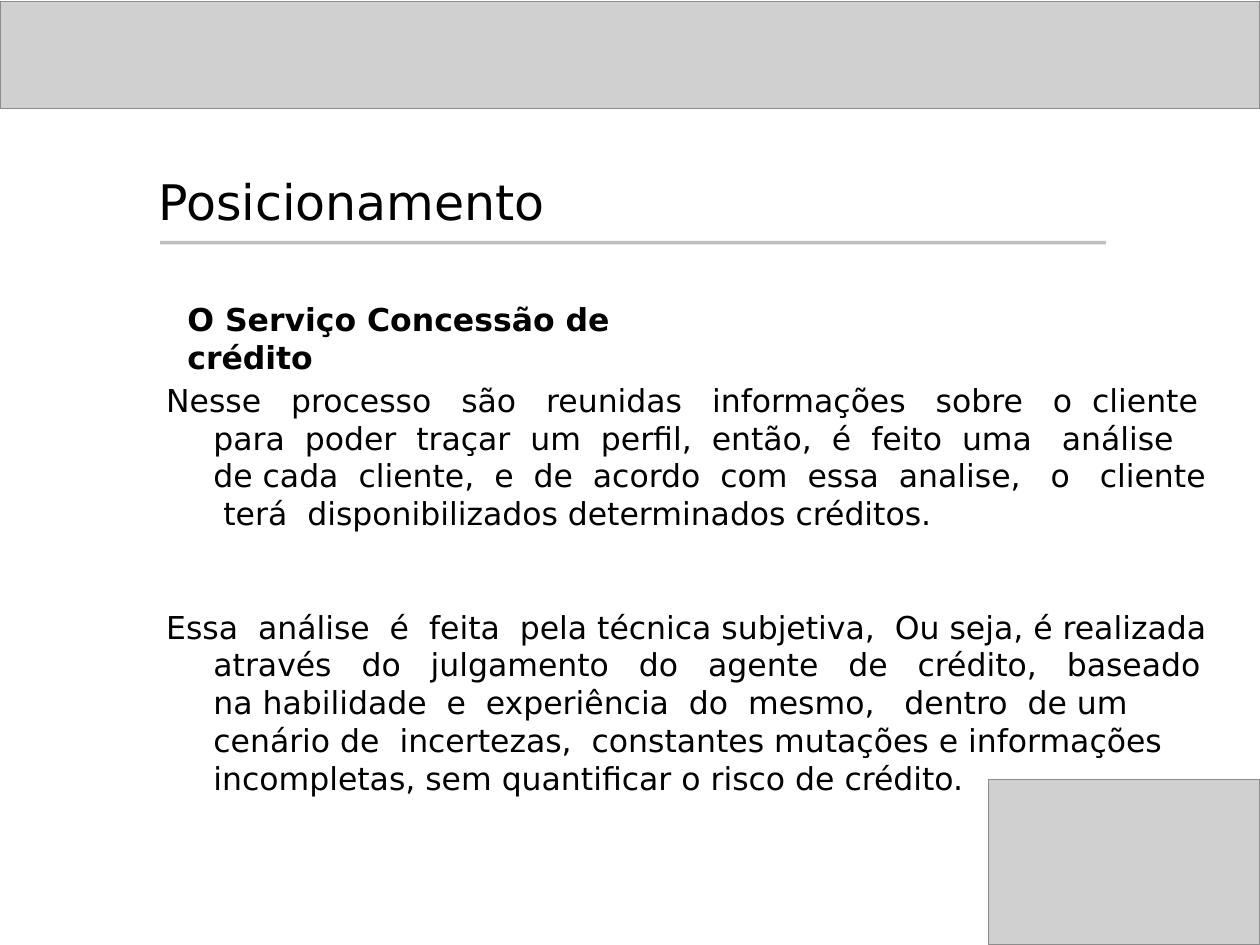
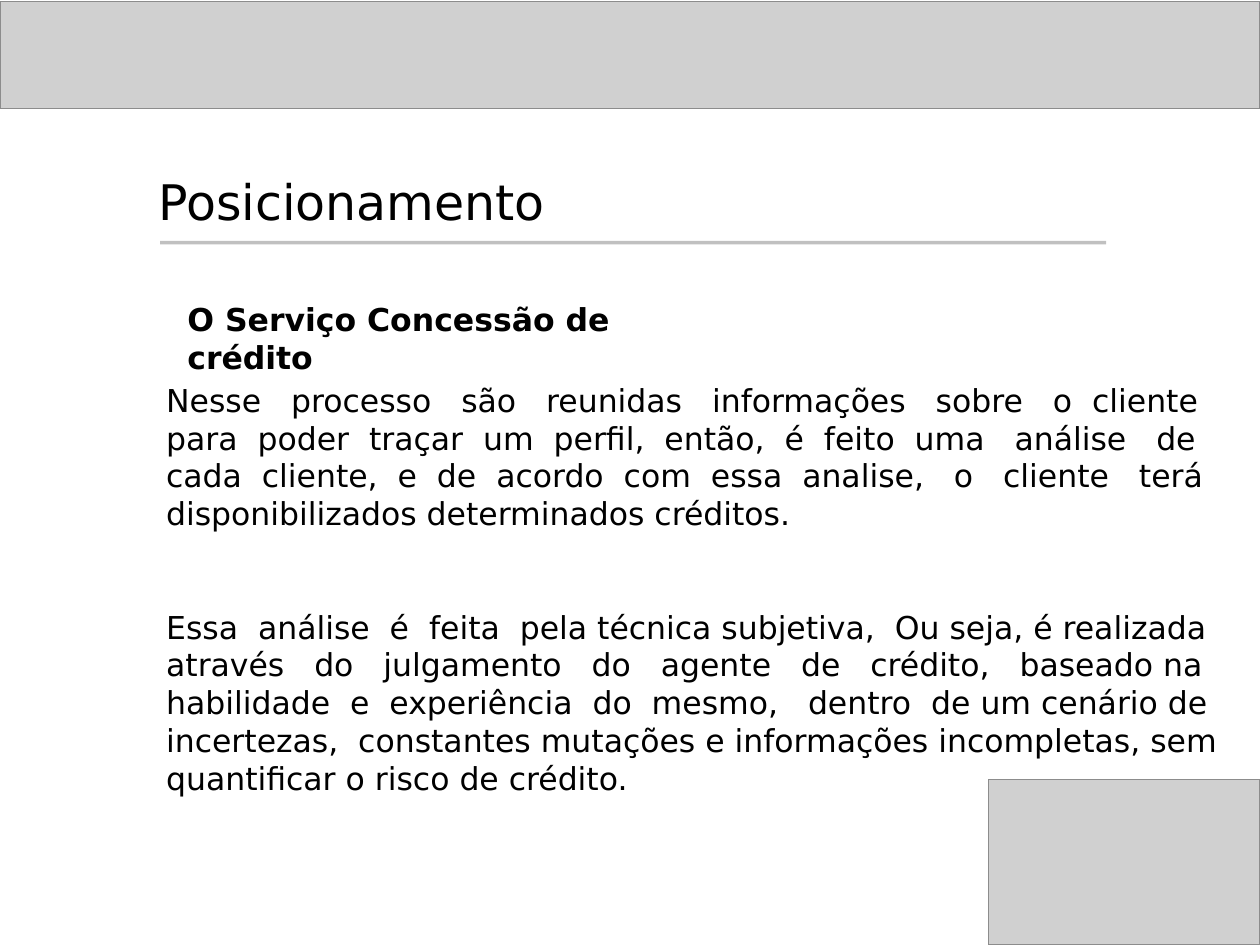
Before and after one commit to rcabral/creditanalyst, a slide deck: slide 4 of Apresentacao_Hermes/Apresentacao_Hermes.ppt. Drawn at 1260x945 pixels with LibreOffice and Linux fonts; fonts in the diff are those of the drawing; grey boxes stand for pictures; background and template pictures are left out. Boxes give left, top, right and bottom in pixels: in the first picture for what was removed or moved away, otherwise in the second. Text is boxed around its words. In the diff, an @@ line names an element or a change of style, - is before the commit and + after.

```diff
--- a/Apresentacao_Hermes/Apresentacao_Hermes.ppt
+++ b/Apresentacao_Hermes/Apresentacao_Hermes.ppt
@@ text at [166,387,1216,797]: text changed @@
-Nesse processo são reunidas informações sobre o cliente para poder traçar um perfil, então, é feito uma análise de cada cliente, e de acordo com essa analise, o cliente terá disponibilizados determinados créditos.
-Essa análise é feita pela técnica subjetiva, Ou seja, é realizada através do julgamento do agente de crédito, baseado na habilidade e experiência do mesmo, dentro de um cenário de incertezas, constantes mutações e informações incompletas, sem quantificar o risco de crédito.
+Nesse processo são reunidas informações sobre o cliente
+para poder traçar um perfil, então, é feito uma análise de
+cada cliente, e de acordo com essa analise, o cliente terá
+disponibilizados determinados créditos.
+Essa análise é feita pela técnica subjetiva, Ou seja, é realizada
+através do julgamento do agente de crédito, baseado na
+habilidade e experiência do mesmo, dentro de um cenário de
+incertezas, constantes mutações e informações incompletas, sem
+quantificar o risco de crédito.
```
Also in this commit, not shown: 2 other slides changed.
